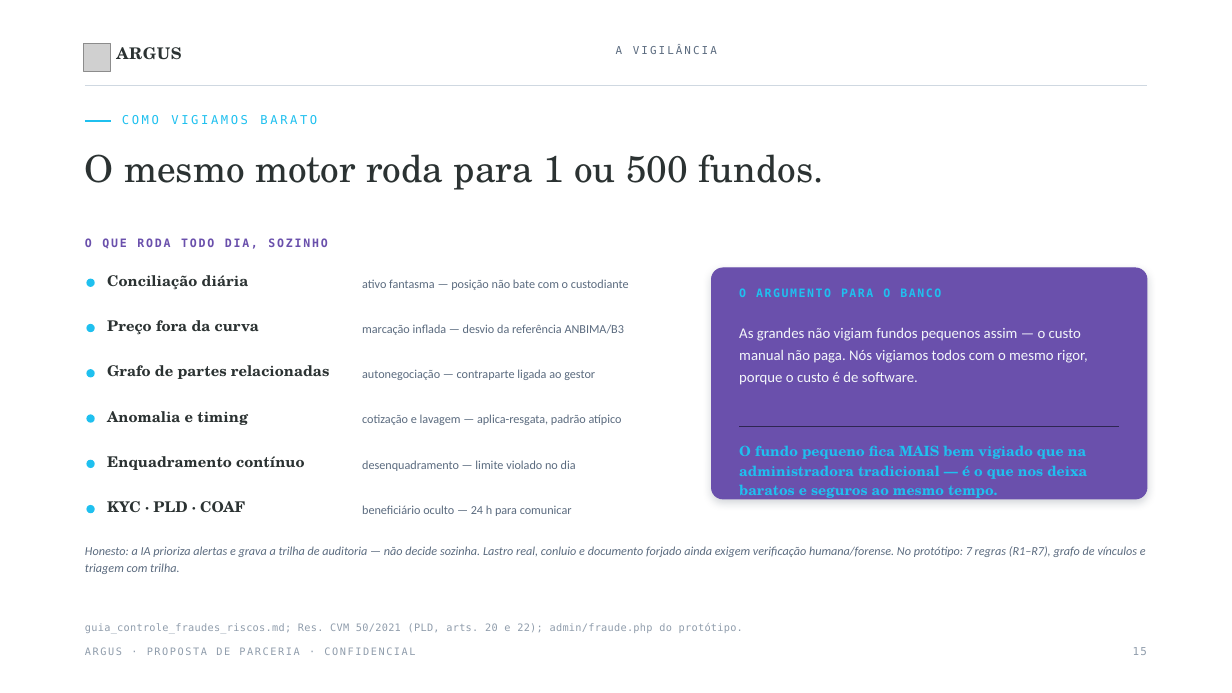
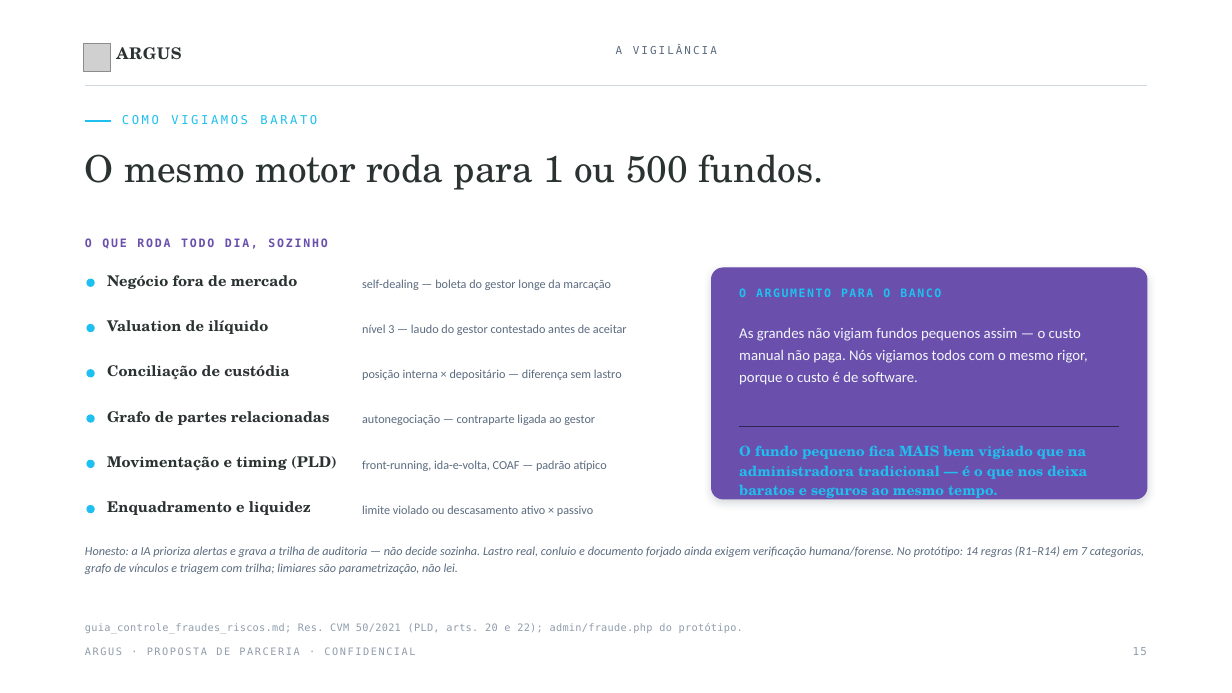
Before and after one commit to viniciuscbf/dtvm, a slide deck: slide 16 of apresentacao/Argus_Apresentacao.pptx. Drawn at 1232x693 pixels with LibreOffice and Linux fonts; fonts in the diff are those of the drawing; grey boxes stand for pictures. Boxes give left, top, right and bottom in pixels: in the first picture for what was removed or moved away, otherwise in the second. Text is boxed around its words. In the diff, an @@ line names an element or a change of style, - is before the commit and + after.

```diff
--- a/apresentacao/Argus_Apresentacao.pptx
+++ b/apresentacao/Argus_Apresentacao.pptx
@@ text at (107,275,298,289): text changed @@
-Conciliação diária
+Negócio fora de mercado
@@ text at (362,279,611,290): text changed @@
-ativo fantasma — posição não bate com o custodiante
+self-dealing — boleta do gestor longe da marcação
@@ text at (107,320,268,334): text changed @@
-Preço fora da curva
+Valuation de ilíquido
@@ text at (362,324,627,335): text changed @@
-marcação inflada — desvio da referência ANBIMA/B3
+nível 3 — laudo do gestor contestado antes de aceitar
@@ text added at (107,365,289,380), 11.5 pt, text #2B3232, bold @@
+Conciliação de custódia
@@ text added at (362,369,622,380), 9.5 pt, text #5B6B7F @@
+posição interna × depositário — diferença sem lastro
@@ text "Grafo de partes relacionadas": place and size @@
-text "Grafo de partes relacionadas" at (107,365,330,379)
+text "Grafo de partes relacionadas" at (107,411,330,425)
@@ text removed at (107,411,248,425) @@
-Anomalia e timing
@@ text "autonegociação — contraparte ligada ao ...": place and size @@
-text "autonegociação — contraparte ligada ao ..." at (362,369,595,380)
+text "autonegociação — contraparte ligada ao ..." at (362,414,595,425)
@@ text removed at (362,414,622,425) @@
-cotização e lavagem — aplica-resgata, padrão atípico
@@ text at (107,456,337,471): text changed @@
-Enquadramento contínuo
+Movimentação e timing (PLD)
@@ text at (362,460,607,471): text changed @@
-desenquadramento — limite violado no dia
+front-running, ida-e-volta, COAF — padrão atípico
@@ text at (107,501,311,515): text changed @@
-KYC · PLD · COAF
+Enquadramento e liquidez
@@ text at (362,505,593,516): text changed @@
-beneficiário oculto — 24 h para comunicar
+limite violado ou descasamento ativo × passivo
@@ text at (85,546,1144,574): text changed @@
-Honesto: a IA prioriza alertas e grava a trilha de auditoria — não decide sozinha. Lastro real, conluio e documento forjado ainda exigem verificação humana/forense. No protótipo: 7 regras (R1–R7), grafo de vínculos e triagem com trilha.
+Honesto: a IA prioriza alertas e grava a trilha de auditoria — não decide sozinha. Lastro real, conluio e documento forjado ainda exigem verificação humana/forense. No protótipo: 14 regras (R1–R14) em 7 categorias, grafo de vínculos e triagem com trilha; limiares são parametrização, não lei.
```
Also in this commit, not shown: 7 other slides changed, 53 other files.
